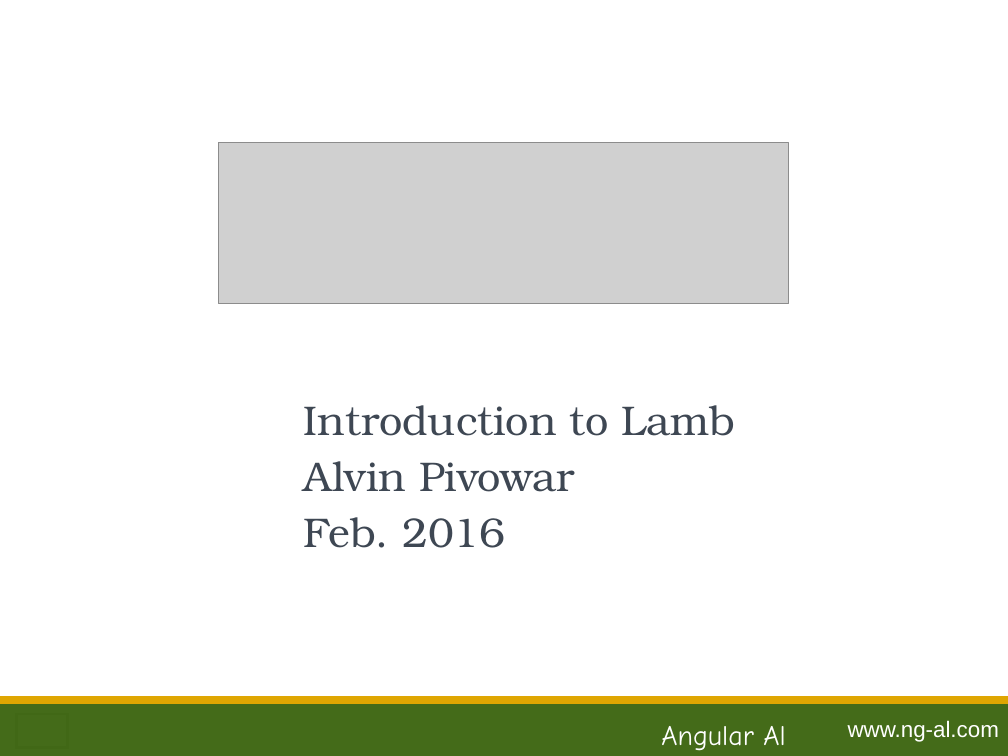
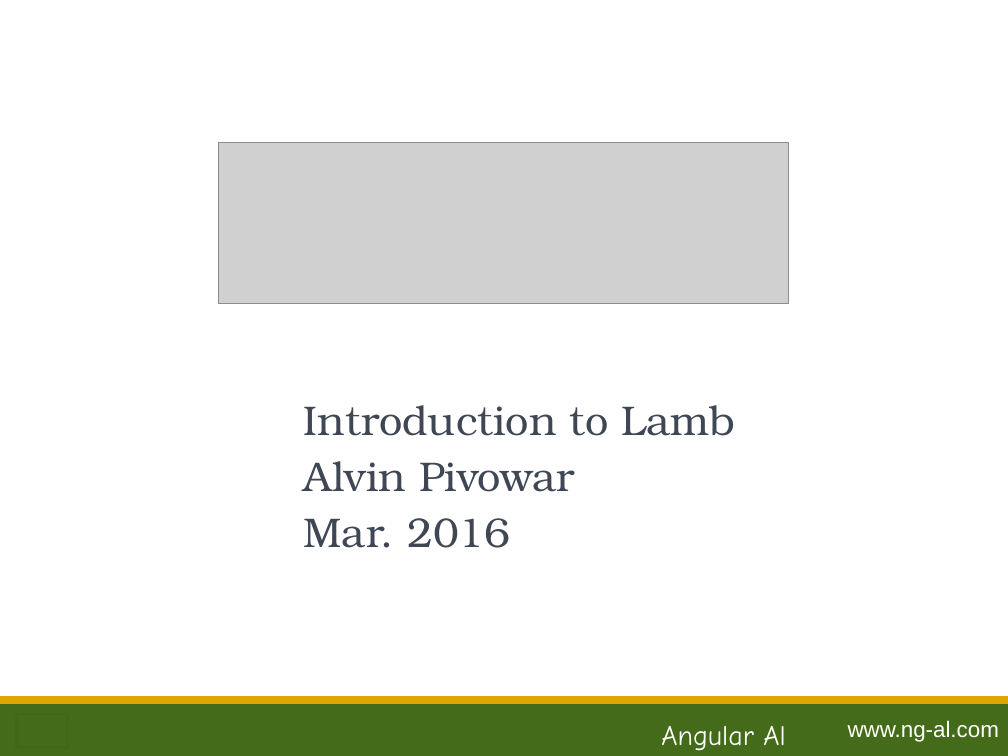
Before and after one commit to ng-al/LambSampleApp, a slide deck: slide 1 of Lamb.ppt. Drawn at 1008x756 pixels with LibreOffice and Linux fonts; fonts in the diff are those of the drawing; grey boxes stand for pictures. Boxes give left, top, right and bottom in pixels: in the first picture for what was removed or moved away, otherwise in the second. Text is boxed around its words. In the diff, an @@ line names an element or a change of style, - is before the commit and + after.

```diff
--- a/Lamb.ppt
+++ b/Lamb.ppt
@@ text at [304, 518, 510, 548]: text changed @@
-Feb. 2016
+Mar. 2016
```
Also in this commit, not shown: 2 other files.
